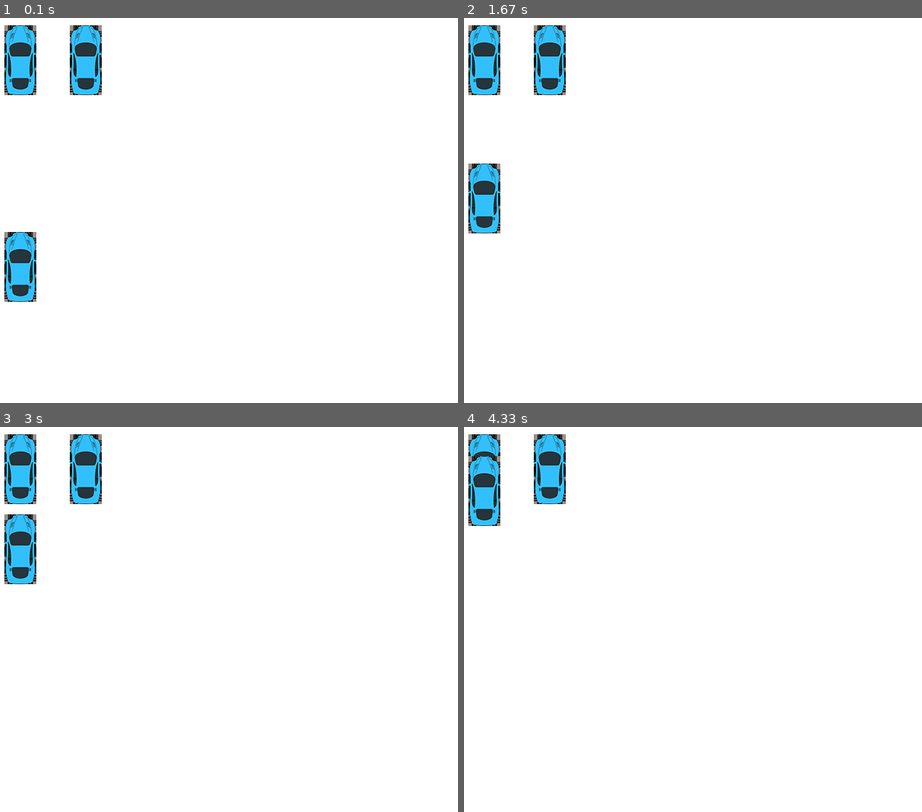
Above: before the commit, frames 1-4 (two rows, left to right).
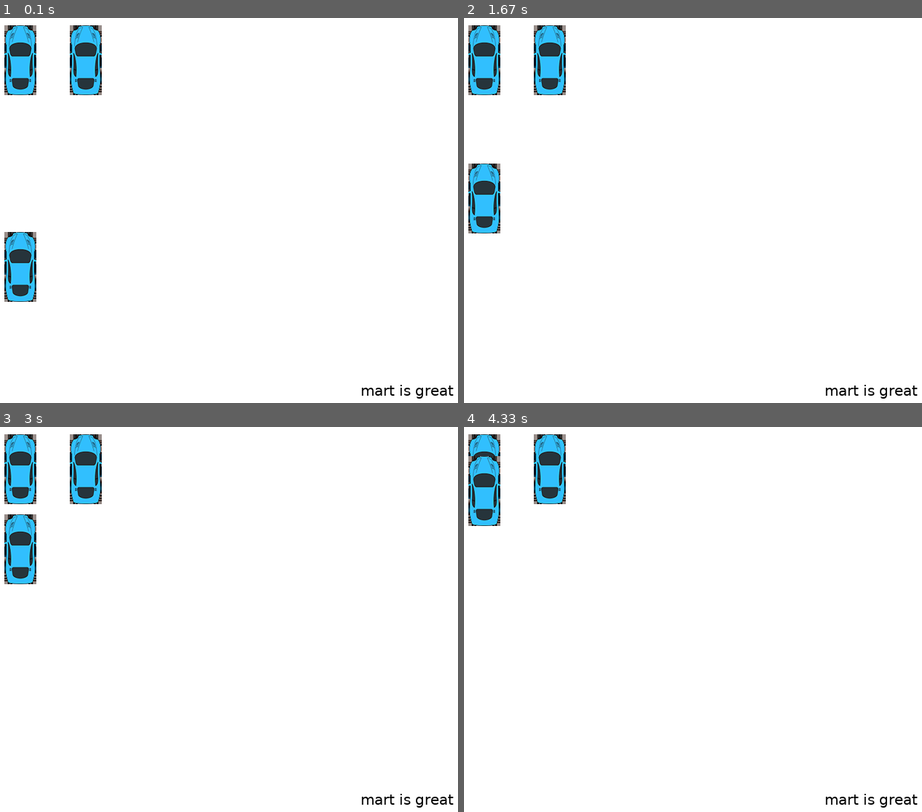
Above: after the commit, the same moments.

Repository: SirNytram/pytutorialtest
Game: pygame game, started from funkinpython.py
Same seed, same stepped clock (60 frames per second), same inputs: the game is played once before the commit and once after it.
Inputs:
- Up to frame 1 (0.1 s): no input
- Up to frame 2 (1.67 s): hold Right 0.33-0.8 s; hold Up 0.83-1.3 s
- Up to frame 3 (3 s): no input
- Up to frame 4 (4.33 s): no input

The runs differ from the first frame. In frame 1, 0.2% of the frame differs, in the area x 78-100%, y 95-99%; in frame 2, 0.2%; in frame 3, 0.2%; in frame 4, 0.2%.

Commit message:
base class system

Diff:
--- a/funkinpython.py
+++ b/funkinpython.py
@@ -1,11 +1,13 @@
-from typing import List
+# from typing import List
 from pygameapp import PyGameApp
-import pygame.key, pygame.surface, pygame.display
+import pygame.key, pygame.surface, pygame.display, pygame.transform
 #from pygame import key
 from pygame.locals import *
 
+
 class Arrow():
-    def __init__(self, direction, xposition, key):
+    def __init__(self, parent, direction, xposition, key):
+        self.parent = parent
         self.direction = direction  #'left', right, up, down
         # self.isPressed = False
         self.defaultImageName = self.direction + "_default.png"
@@ -20,69 +22,82 @@
         self.pressedImage = pygame.image.load(self.pressedImageName).convert()
 
     def is_pressed(self):
-        keys = pygame.key.get_pressed()
-        if keys[self.key]:
+        # keys = pygame.key.get_pressed()
+        if self.parent.keysPressed[self.key]:
             return True
         else:
             return False
 
-    def render(self, surface):
+    def render(self):
 
         if self.is_pressed():
-            surface.blit(self.pressedImage, (self.xposition, 10))
+            self.parent.surface.blit(self.pressedImage, (self.xposition, 10))
         else:
-            surface.blit(self.defaultImage, (self.xposition, 10))
+            self.parent.surface.blit(self.defaultImage, (self.xposition, 10))
 
 
-class ArrowLine():
-    def __init__(self):
+class Line():
+    def __init__(self, parent):
+        self.parent = parent
         self.yposition = 300
         self.arrow1image = None
 
     def load(self):
         self.arrow1image = pygame.image.load("left_default.png").convert()
 
-    def render(self, surface):
-        surface.blit(self.arrow1image, (10, self.yposition))
+    def render(self):
+        self.parent.surface.blit(self.arrow1image, (10, self.yposition))
 
     def move(self):
         self.yposition -= 1
 
+        if self.parent.keysPressed[K_UP]:
+            self.arrow1image = pygame.transform.rotate(self.arrow1image, 180)
+
+
 class FunkinApp(PyGameApp):
-
+    # variable creation
     def __init__(self):
         super().__init__()
-        self.arrows: List[Arrow] = []
-        self.arrows.append(Arrow('left', 10, K_LEFT))
-        self.arrows.append(Arrow('left', 100, K_RIGHT))
+        self.arrows = []
+        self.arrows.append(Arrow(self, 'left', 10, K_LEFT))
+        self.arrows.append(Arrow(self, 'left', 100, K_RIGHT))
 
-        self.line = ArrowLine()
+        self.movingline = Line(self)
 
         self.width = 800
         self.height = 600
+        self.testfont = None
+        self.myText = None
 
+    # game load
     def on_start(self):
+        self.testfont = pygame.font.SysFont("Verdana", 20)
+        self.myText = self.testfont.render( "mart is great", True, (0,0,0))
+
         for arrow in self.arrows:
             arrow.load()
-        self.line.load()
+        self.movingline.load()
 
+    # game logic
     def on_loop(self):
-        keys = pygame.key.get_pressed()
-        if keys[K_ESCAPE]:
+        if self.keysPressed[K_ESCAPE]:
             self.running = False
 
-        self.line.move()
+        self.movingline.move()
 
+    # game display
     def on_render(self):
         #display background
         self.surface.fill((255, 255, 255))
 
         # display arrows
         for arrow in self.arrows:
-            arrow.render(self.surface)
+            arrow.render()
 
+        self.movingline.render()
 
-        self.line.render(self.surface)
+        self.surface.blit(self.myText, (500,500))
         #diplay notes
 
 if __name__ == "__main__" :
--- a/pygameapp.py
+++ b/pygameapp.py
@@ -10,6 +10,7 @@
         self.height = 480
         self.fps = 60
         # self.objlist = []
+        self.keysPressed = None
 
 
     def process_event(self, event):
@@ -17,13 +18,13 @@
             self.running = False
 
 
+    def on_start(self):
+        pass
     def on_loop(self):
         pass
     def on_render(self):
         pass
 
-    def on_start(self):
-        pass
 
 
     def cleanup(self):
@@ -38,6 +39,7 @@
 
         self.on_start()
         while( self.running ):
+            self.keysPressed = pygame.key.get_pressed()
             for event in pygame.event.get():
                 self.process_event(event)
             self.on_loop()
